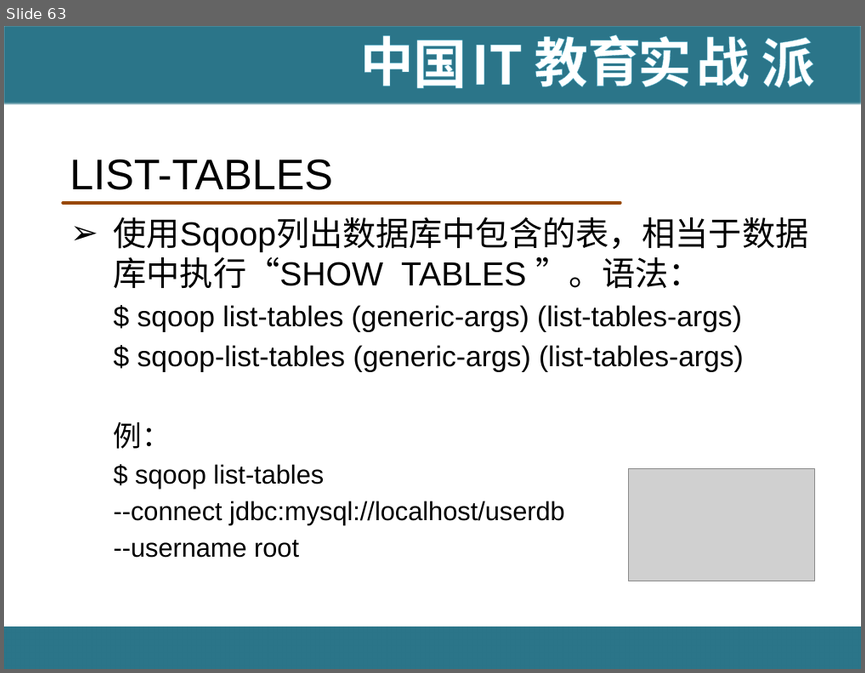
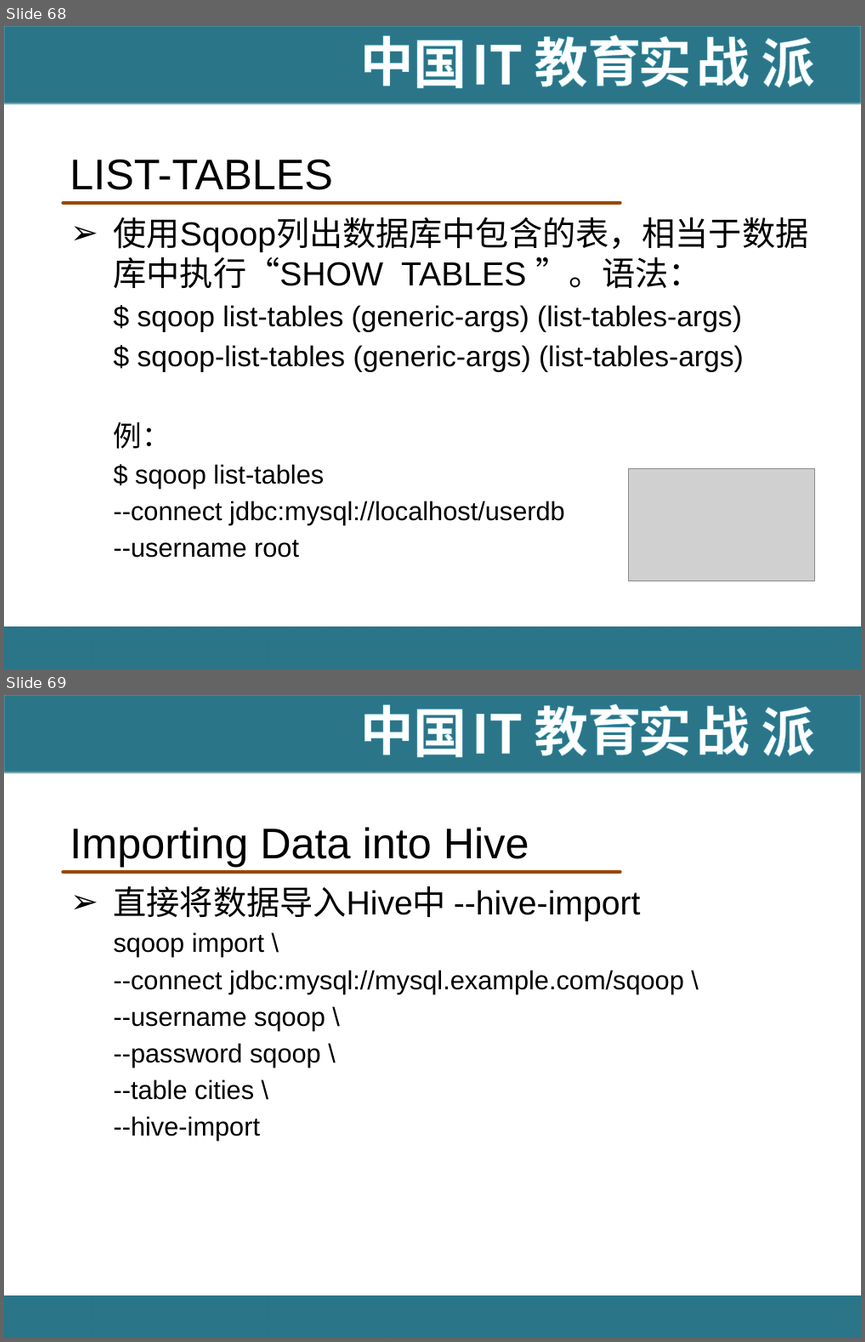
Before and after one commit to hanningxiao/BigData, a slide deck: [IT18掌www.it18zhang.com]Sqoop.pptx. Shown one above the other, each under a label of ours: slide 63 before the commit, slides 68 and 69 after it. The pictures are 865x673 and 865x1342 pixels, drawn with LibreOffice and Linux fonts; fonts in the diff are those of the drawing; grey boxes stand for pictures; background and template pictures are left out. Boxes give left, top, right and bottom in pixels: in the first picture for what was removed or moved away, otherwise in the second. Text is boxed around its words. In the diff, an @@ line names an element or a change of style, - is before the commit and + after.

Commit message:
update Sqoop

```diff
--- a/[IT18掌www.it18zhang.com]Sqoop.pptx
+++ b/[IT18掌www.it18zhang.com]Sqoop.pptx
@@ slide 69 added at [4,695,861,1338], background #FFFFFF; not listed: 11 template elements that a slide beside it also shows @@
@@ title added at [69,827,529,867], 36 pt, text #000000 @@
+Importing Data into Hive
@@ text added at [114,886,684,1140], 22 pt, text #000000 @@
+➢ 直接将数据导入Hive中 --hive-import
+  sqoop import \
+  --connect jdbc:mysql://mysql.example.com/sqoop \
+  --username sqoop \
+  --password sqoop \
+  --table cities \
+  --hive-import
@@ what was slide 63 is now slide 68 @@
```
Also in this commit, not shown: 1 slide changed, 12 other slides added.
